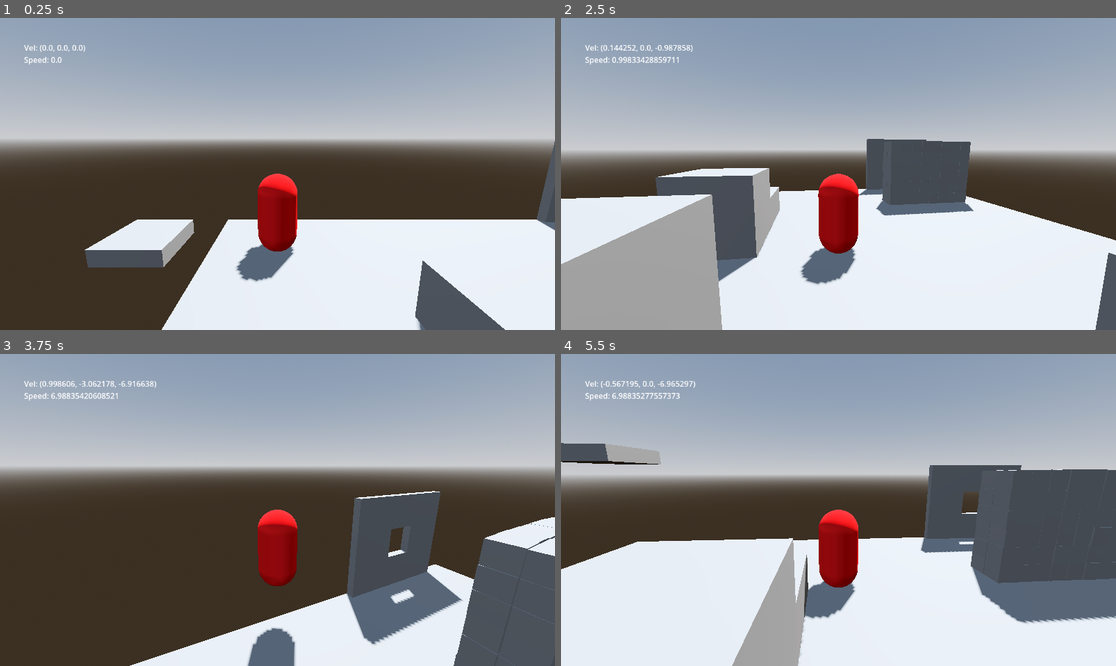
Above: before the commit, frames 1-4 (two rows, left to right).
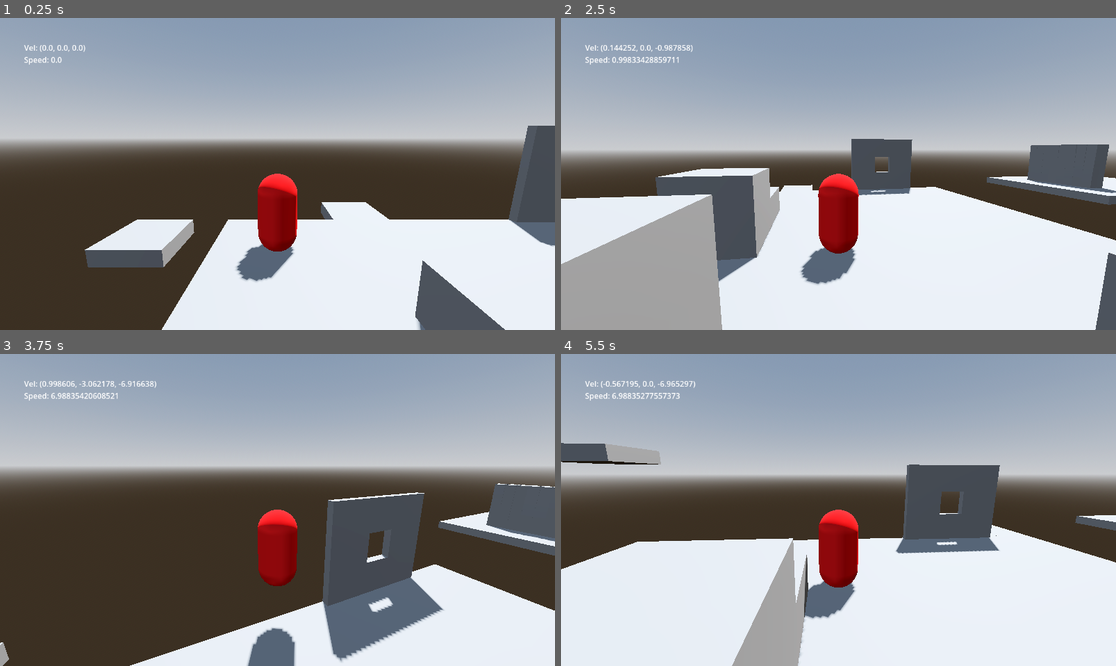
Above: after the commit, the same moments.

Repository: Izwak/secret-project
Game: Godot game, scene res://Scenes/MainSceen.tscn
Same seed, same stepped clock (60 frames per second), same inputs: the game is played once before the commit and once after it. The engine's default icon, where the game draws it, is replaced by a stand-in: a white triangle on a blue panel in a dark square.
Inputs (mouse positions are in pixels of both pictures, inside the frame that each line leads up to):
- Up to frame 1 (0.25 s): no input
- Up to frame 2 (2.5 s): move the mouse to (866, 174) at 0.52 s; hold W (move_forward) from 0.53 s (still down); click (866, 174) at 0.67 s; tap Space (move_jump) at 0.77, 1.52 s; move the mouse to (810, 174) at 1.27 s; move the mouse to (849, 167) at 2.02 s
- Up to frame 3 (3.75 s): keep holding W (move_forward); move the mouse to (271, 516) at 2.77 s; click (271, 516) at 2.92 s; tap Space (move_jump) at 3.02 s; move the mouse to (316, 513) at 3.52 s
- Up to frame 4 (5.5 s): keep holding W (move_forward); tap Space (move_jump) at 3.77, 4.52 s; move the mouse to (794, 506) at 4.27 s; move the mouse to (844, 510) at 5.02 s; click (844, 510) at 5.17 s

The runs differ from the first frame. In frame 1, 2.4% of the frame differs, in the area x 57-100%, y 34-74%; in frame 2, 5.8%; in frame 3, 13%, in the area x 0-100%, y 41-100%; in frame 4, 12%.

Commit message:
Platforms move players
player also keeps momentum when jumping off platforms

Diff:
--- a/secret-project/Scenes/MainSceen.tscn
+++ b/secret-project/Scenes/MainSceen.tscn
@@ -2,7 +2,7 @@
 
 [ext_resource type="PackedScene" uid="uid://c8rufvgd2tetj" path="res://Scenes/Player.tscn" id="1_wu2u5"]
 [ext_resource type="PackedScene" uid="uid://26ynnxhdd3me" path="res://Scenes/MovingPlatform.tscn" id="3_bjfle"]
-[ext_resource type="PackedScene" uid="uid://4udqtnb5qm4y" path="res://Scenes/PhysicsBlocks8.tscn" id="3_kirsx"]
+[ext_resource type="PackedScene" uid="uid://4udqtnb5qm4y" path="res://Scenes/PhysicsBlocks(8).tscn" id="3_kirsx"]
 
 [sub_resource type="ProceduralSkyMaterial" id="ProceduralSkyMaterial_6mxpk"]
 sky_horizon_color = Color(0.66224277, 0.6717428, 0.6867428, 1)
@@ -38,6 +38,11 @@
 use_collision = true
 size = Vector3(16, 0.5, 16)
 
+[node name="CSGBox3D7" type="CSGBox3D" parent="World Objects/World Static Objects"]
+transform = Transform3D(1, 0, 0, 0, 1, 0, 0, 0, 1, 21.5, -0.25, -8)
+use_collision = true
+size = Vector3(11, 0.5, 8)
+
 [node name="CSGBox3D" type="CSGBox3D" parent="World Objects/World Static Objects"]
 transform = Transform3D(1, 0, 0, 0, 1, 0, 0, 0, 1, -3, 0.5, -3)
 use_collision = true
@@ -59,7 +64,7 @@
 size = Vector3(2, 2, 2)
 
 [node name="CSGBox3D6" type="CSGBox3D" parent="World Objects/World Static Objects"]
-transform = Transform3D(1, 0, 0, 0, 1, 0, 0, 0, 1, 5, 1.625, -7.875)
+transform = Transform3D(1, 0, 0, 0, 1, 0, 0, 0, 1, 4, 1.625, -7.875)
 use_collision = true
 size = Vector3(4, 3.25, 0.25)
 
@@ -67,24 +72,6 @@
 operation = 2
 
 [node name="World Physics Objects" type="Node3D" parent="World Objects"]
-
-[node name="Node3D3" parent="World Objects/World Physics Objects" instance=ExtResource("3_kirsx")]
-transform = Transform3D(1, 0, 0, 0, 1, 0, 0, 0, 1, 4, 0, -4)
-
-[node name="Node3D4" parent="World Objects/World Physics Objects" instance=ExtResource("3_kirsx")]
-transform = Transform3D(1, 0, 0, 0, 1, 0, 0, 0, 1, 5, 0, -4)
-
-[node name="Node3D5" parent="World Objects/World Physics Objects" instance=ExtResource("3_kirsx")]
-transform = Transform3D(1, 0, 0, 0, 1, 0, 0, 0, 1, 4, 1, -4)
-
-[node name="Node3D6" parent="World Objects/World Physics Objects" instance=ExtResource("3_kirsx")]
-transform = Transform3D(1, 0, 0, 0, 1, 0, 0, 0, 1, 5, 1, -4)
-
-[node name="Node3D7" parent="World Objects/World Physics Objects" instance=ExtResource("3_kirsx")]
-transform = Transform3D(1, 0, 0, 0, 1, 0, 0, 0, 1, 4, 2, -4)
-
-[node name="Node3D8" parent="World Objects/World Physics Objects" instance=ExtResource("3_kirsx")]
-transform = Transform3D(1, 0, 0, 0, 1, 0, 0, 0, 1, 5, 2, -4)
 
 [node name="Platform" parent="World Objects/World Physics Objects" node_paths=PackedStringArray("movePoints") instance=ExtResource("3_bjfle")]
 transform = Transform3D(1, 0, 0, 0, 1, 0, 0, 0, 1, -9, 0, -7)
@@ -100,6 +87,70 @@
 
 [node name="Node4" type="Node3D" parent="World Objects/World Physics Objects/Platform"]
 transform = Transform3D(1, 0, 0, 0, 1, 0, 0, 0, 1, 0, 3.75, 0)
+
+[node name="Platfrom2" parent="World Objects/World Physics Objects" node_paths=PackedStringArray("movePoints") instance=ExtResource("3_bjfle")]
+transform = Transform3D(1, 0, 0, 0, 1, 0, 0, 0, 1, 17, 0, -3)
+movePoints = [NodePath("Node3D"), NodePath("Node3D2")]
+
+[node name="Node3D" type="Node3D" parent="World Objects/World Physics Objects/Platfrom2"]
+
+[node name="Node3D2" type="Node3D" parent="World Objects/World Physics Objects/Platfrom2"]
+transform = Transform3D(1, 0, 0, 0, 1, 0, 0, 0, 1, 0, 0, 6)
+
+[node name="Platfrom3" parent="World Objects/World Physics Objects" node_paths=PackedStringArray("movePoints") instance=ExtResource("3_bjfle")]
+transform = Transform3D(1, 0, 0, 0, 1, 0, 0, 0, 1, 9, 0, 3)
+movePoints = [NodePath("Node3D"), NodePath("Node3D2")]
+
+[node name="Node3D" type="Node3D" parent="World Objects/World Physics Objects/Platfrom3"]
+
+[node name="Node3D2" type="Node3D" parent="World Objects/World Physics Objects/Platfrom3"]
+transform = Transform3D(1, 0, 0, 0, 1, 0, 0, 0, 1, 6, 0, 0)
+
+[node name="Platfrom4" parent="World Objects/World Physics Objects" node_paths=PackedStringArray("movePoints") instance=ExtResource("3_bjfle")]
+transform = Transform3D(1, 0, 0, 0, 1, 0, 0, 0, 1, -7, 0, -9)
+movePoints = [NodePath("Node3D"), NodePath("Node3D2")]
+speed = 15.0
+
+[node name="Node3D" type="Node3D" parent="World Objects/World Physics Objects/Platfrom4"]
+
+[node name="Node3D2" type="Node3D" parent="World Objects/World Physics Objects/Platfrom4"]
+transform = Transform3D(1, 0, 0, 0, 1, 0, 0, 0, 1, 14, 0, 0)
+
+[node name="PhysicsBox(8)" parent="World Objects/World Physics Objects" instance=ExtResource("3_kirsx")]
+transform = Transform3D(1, 0, 0, 0, 1, 0, 0, 0, 1, 18, 0, -6)
+
+[node name="PhysicsBox(8)2" parent="World Objects/World Physics Objects" instance=ExtResource("3_kirsx")]
+transform = Transform3D(1, 0, 0, 0, 1, 0, 0, 0, 1, 18, 0, -7)
+
+[node name="PhysicsBox(8)3" parent="World Objects/World Physics Objects" instance=ExtResource("3_kirsx")]
+transform = Transform3D(1, 0, 0, 0, 1, 0, 0, 0, 1, 18, 0, -8)
+
+[node name="PhysicsBox(8)4" parent="World Objects/World Physics Objects" instance=ExtResource("3_kirsx")]
+transform = Transform3D(1, 0, 0, 0, 1, 0, 0, 0, 1, 18, 0, -9)
+
+[node name="PhysicsBox(8)5" parent="World Objects/World Physics Objects" instance=ExtResource("3_kirsx")]
+transform = Transform3D(1, 0, 0, 0, 1, 0, 0, 0, 1, 18, 1, -6)
+
+[node name="PhysicsBox(8)6" parent="World Objects/World Physics Objects" instance=ExtResource("3_kirsx")]
+transform = Transform3D(1, 0, 0, 0, 1, 0, 0, 0, 1, 18, 1, -7)
+
+[node name="PhysicsBox(8)7" parent="World Objects/World Physics Objects" instance=ExtResource("3_kirsx")]
+transform = Transform3D(1, 0, 0, 0, 1, 0, 0, 0, 1, 18, 1, -8)
+
+[node name="PhysicsBox(8)8" parent="World Objects/World Physics Objects" instance=ExtResource("3_kirsx")]
+transform = Transform3D(1, 0, 0, 0, 1, 0, 0, 0, 1, 18, 1, -9)
+
+[node name="PhysicsBox(8)9" parent="World Objects/World Physics Objects" instance=ExtResource("3_kirsx")]
+transform = Transform3D(1, 0, 0, 0, 1, 0, 0, 0, 1, 18, 2, -6)
+
+[node name="PhysicsBox(8)10" parent="World Objects/World Physics Objects" instance=ExtResource("3_kirsx")]
+transform = Transform3D(1, 0, 0, 0, 1, 0, 0, 0, 1, 18, 2, -7)
+
+[node name="PhysicsBox(8)11" parent="World Objects/World Physics Objects" instance=ExtResource("3_kirsx")]
+transform = Transform3D(1, 0, 0, 0, 1, 0, 0, 0, 1, 18, 2, -8)
+
+[node name="PhysicsBox(8)12" parent="World Objects/World Physics Objects" instance=ExtResource("3_kirsx")]
+transform = Transform3D(1, 0, 0, 0, 1, 0, 0, 0, 1, 18, 2, -9)
 
 [node name="CanvasLayer" type="CanvasLayer" parent="."]
 
--- a/secret-project/Scenes/PhysicsBlocks64.tscn
+++ b/secret-project/Scenes/PhysicsBlocks(64).tscn
@@ -6,7 +6,7 @@
 [sub_resource type="BoxShape3D" id="BoxShape3D_catg1"]
 size = Vector3(0.25, 0.25, 0.25)
 
-[node name="Node3D" type="Node3D"]
+[node name="PhysicsBlock64" type="Node3D"]
 
 [node name="Physics Box" type="RigidBody3D" parent="."]
 transform = Transform3D(1, 0, 0, 0, 1, 0, 0, 0, 1, 0.125, 0.125, -0.125)
--- a/secret-project/Scenes/PhysicsBlocks8.tscn
+++ b/secret-project/Scenes/PhysicsBlocks(8).tscn
@@ -6,7 +6,7 @@
 [sub_resource type="BoxShape3D" id="BoxShape3D_8kmyn"]
 size = Vector3(0.5, 0.5, 0.5)
 
-[node name="Node3D" type="Node3D"]
+[node name="PhysicsBox(8)" type="Node3D"]
 
 [node name="Physics Box" type="RigidBody3D" parent="."]
 transform = Transform3D(1, 0, 0, 0, 1, 0, 0, 0, 1, 0.25, 0.25, -0.25)
@@ -87,83 +87,3 @@
 
 [node name="CollisionShape3D" type="CollisionShape3D" parent="Physics Box8"]
 shape = SubResource("BoxShape3D_8kmyn")
-
-[node name="Physics Box9" type="RigidBody3D" parent="."]
-transform = Transform3D(1, 0, 0, 0, 1, 0, 0, 0, 1, 0.25, 0.25, -0.25)
-mass = 0.3
-
-[node name="MeshInstance3D" type="MeshInstance3D" parent="Physics Box9"]
-mesh = SubResource("BoxMesh_2f6ld")
-
-[node name="CollisionShape3D" type="CollisionShape3D" parent="Physics Box9"]
-shape = SubResource("BoxShape3D_8kmyn")
-
-[node name="Physics Box10" type="RigidBody3D" parent="."]
-transform = Transform3D(1, 0, 0, 0, 1, 0, 0, 0, 1, 0.75, 0.25, -0.25)
-mass = 0.3
-
-[node name="MeshInstance3D" type="MeshInstance3D" parent="Physics Box10"]
-mesh = SubResource("BoxMesh_2f6ld")
-
-[node name="CollisionShape3D" type="CollisionShape3D" parent="Physics Box10"]
-shape = SubResource("BoxShape3D_8kmyn")
-
-[node name="Physics Box11" type="RigidBody3D" parent="."]
-transform = Transform3D(1, 0, 0, 0, 1, 0, 0, 0, 1, 0.25, 0.25, -0.75)
-mass = 0.3
-
-[node name="MeshInstance3D" type="MeshInstance3D" parent="Physics Box11"]
-mesh = SubResource("BoxMesh_2f6ld")
-
-[node name="CollisionShape3D" type="CollisionShape3D" parent="Physics Box11"]
-shape = SubResource("BoxShape3D_8kmyn")
-
-[node name="Physics Box12" type="RigidBody3D" parent="."]
-transform = Transform3D(1, 0, 0, 0, 1, 0, 0, 0, 1, 0.75, 0.25, -0.75)
-mass = 0.3
-
-[node name="MeshInstance3D" type="MeshInstance3D" parent="Physics Box12"]
-mesh = SubResource("BoxMesh_2f6ld")
-
-[node name="CollisionShape3D" type="CollisionShape3D" parent="Physics Box12"]
-shape = SubResource("BoxShape3D_8kmyn")
-
-[node name="Physics Box13" type="RigidBody3D" parent="."]
-transform = Transform3D(1, 0, 0, 0, 1, 0, 0, 0, 1, 0.25, 0.75, -0.25)
-mass = 0.3
-
-[node name="MeshInstance3D" type="MeshInstance3D" parent="Physics Box13"]
-mesh = SubResource("BoxMesh_2f6ld")
-
-[node name="CollisionShape3D" type="CollisionShape3D" parent="Physics Box13"]
-shape = SubResource("BoxShape3D_8kmyn")
-
-[node name="Physics Box14" type="RigidBody3D" parent="."]
-transform = Transform3D(1, 0, 0, 0, 1, 0, 0, 0, 1, 0.75, 0.75, -0.25)
-mass = 0.3
-
-[node name="MeshInstance3D" type="MeshInstance3D" parent="Physics Box14"]
-mesh = SubResource("BoxMesh_2f6ld")
-
-[node name="CollisionShape3D" type="CollisionShape3D" parent="Physics Box14"]
-shape = SubResource("BoxShape3D_8kmyn")
-
-[node name="Physics Box15" type="RigidBody3D" parent="."]
-transform = Transform3D(1, 0, 0, 0, 1, 0, 0, 0, 1, 0.25, 0.75, -0.75)
-mass = 0.3
-
-[node name="MeshInstance3D" type="MeshInstance3D" parent="Physics Box15"]
-mesh = SubResource("BoxMesh_2f6ld")
-
-[node name="CollisionShape3D" type="CollisionShape3D" parent="Physics Box15"]
-shape = SubResource("BoxShape3D_8kmyn")
-
-[node name="Physics Box16" type="RigidBody3D" parent="."]
-transform = Transform3D(1, 0, 0, 0, 1, 0, 0, 0, 1, 0.75, 0.75, -0.75)
-mass = 0.3
-
-[node name="MeshInstance3D" type="MeshInstance3D" parent="Physics Box16"]
-mesh = SubResource("BoxMesh_2f6ld")
-
-[node name="CollisionShape3D" type="CollisionShape3D" parent="Physics Box16"]
-shape = SubResource("BoxShape3D_8kmyn")
--- a/secret-project/Scripts/MovingPlatform.gd
+++ b/secret-project/Scripts/MovingPlatform.gd
@@ -1,3 +1,5 @@
+class_name MovingPlatform
+
 extends Node3D
 
 @export var movePoints: Array[Node3D]
@@ -13,7 +15,7 @@
 
 func _physics_process(delta: float) -> void:
 
-	if movePoints.size() <= 2:
+	if movePoints.size() < 2:
 		return
 	if timer.time_left > 0:
 		return
@@ -23,6 +25,7 @@
 
 	if difference.length() < speed * delta:
 		movable.global_position = movePoints[targetIndex].global_position
+		velocity = Vector3.ZERO
 		timer.start(delay)
 	else:
 		movable.global_translate(velocity * delta)
--- a/secret-project/Scripts/player.gd
+++ b/secret-project/Scripts/player.gd
@@ -42,7 +42,7 @@
 func _physics_process(delta: float) -> void:
 	MovementHandler(delta)
 
-	GroundHandler()
+	GroundHandler(delta)
 
 
 func _unhandled_input(event: InputEvent) -> void:
@@ -67,6 +67,8 @@
 		var desiredVel = horizontalVel + (twitstPivot.basis * inputDir * accelForce / mass) * delta
 
 		# Already at or above max don’t accelerate further
+		if desiredVel.length() < horizontalVel.length():
+			apply_central_force(twitstPivot.basis * inputDir * accelForce)
 		if desiredVel.length() > maxSpeed:
 			var newSpeed
 			if horizontalVel.length() < maxSpeed:
@@ -102,31 +104,45 @@
 	speedLabel.text = "Speed: " + str(Vector3(linear_velocity.x, 0, linear_velocity.z).length())
 
 
-func GroundHandler():
+func GroundHandler(delta: float):
 	if !groundCheck.is_colliding():
 		if parent != level:
-			DetachParent()
+			DetachParent(delta)
 		return
 	var ground := groundCheck.get_collider(0)
 
-	#print("Ground: " + ground.name)
-
 	if ground.is_in_group("Movable") && parent != ground:
 		SetNewParent(ground)
+	elif !ground.is_in_group("Movable") && parent != level:
+		DetachParent(delta)
+		print("detached")
+
 
 func SetNewParent(newParent):
-	parent = newParent
+	var current_global = global_transform
 	get_parent().remove_child(self)
 
+	parent = newParent
 	parent.add_child(self)
-	transform.origin -= parent.global_position
+	global_transform = current_global
 	print("Parent: " + parent.name)
 
-func DetachParent():
-	transform.origin += parent.global_position
+
+func DetachParent(delta: float):
+	var current_global = global_transform
+
+	var platform = parent.get_parent().get_parent()
+	#var platformScript = platform.get_script()
+	print("Platform: " + platform.name)
+	if platform is MovingPlatform:
+		apply_central_force(platform.velocity * mass / delta)
+		print("Applied Vel: " + str(platform.velocity))
+	else:
+		print("NUH UH")
 	parent = level
 	get_parent().remove_child(self)
 	parent.add_child(self)
+	global_transform = current_global
 
 func Jump() -> void:
 	if groundCheck.is_colliding():
